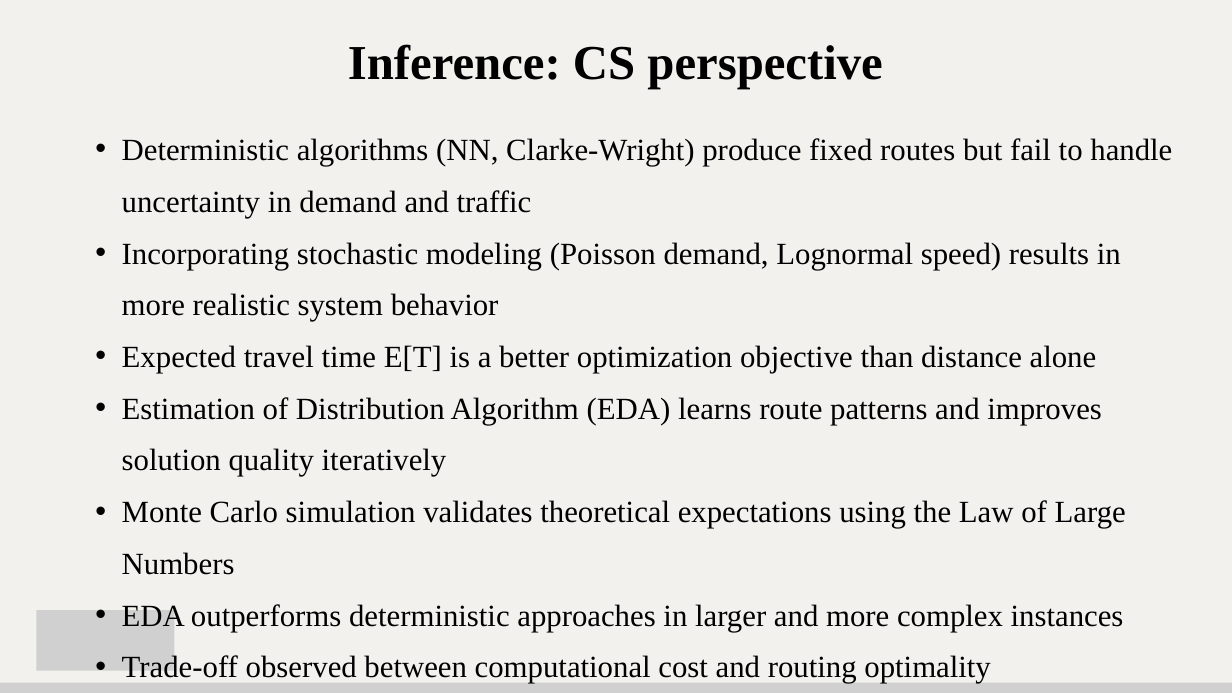
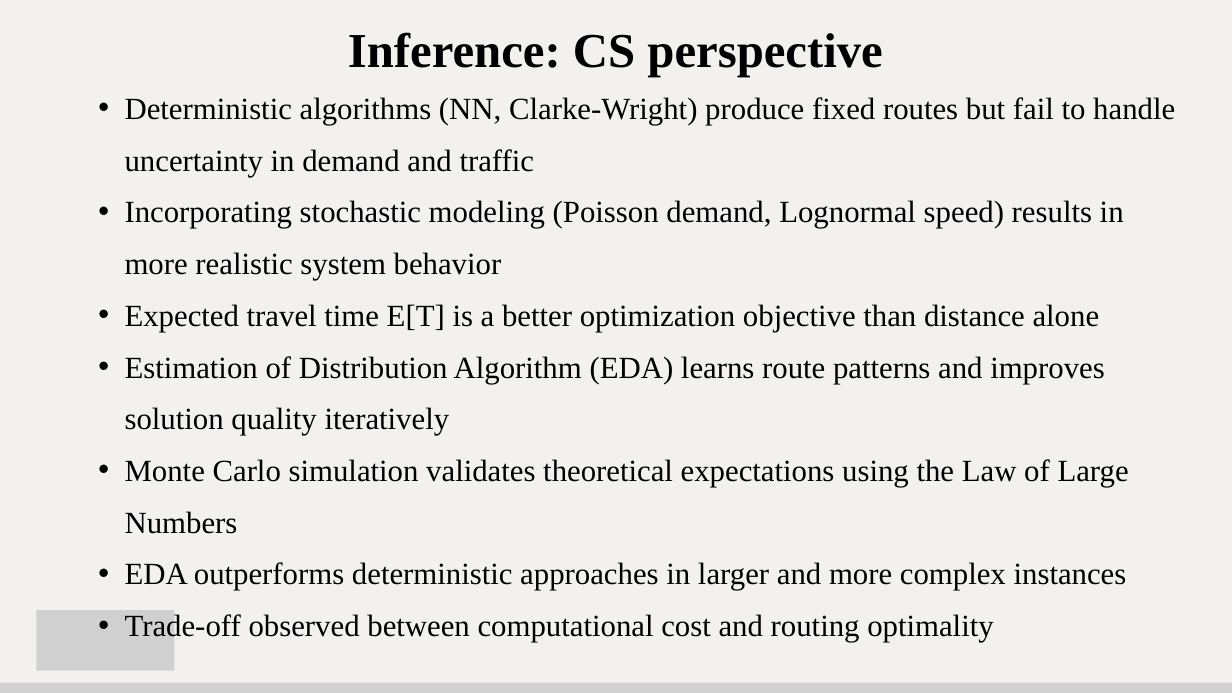
Before and after one commit to maitriparekhcs2848/s2_g3_its, a slide deck: slide 16 of MileStone 5/S2_G3_ITS_M5.pptx. Drawn at 1232x693 pixels with LibreOffice and Linux fonts; fonts in the diff are those of the drawing; grey boxes stand for pictures. Boxes give left, top, right and bottom in pixels: in the first picture for what was removed or moved away, otherwise in the second. Text is boxed around its words. In the diff, an @@ line names an element or a change of style, - is before the commit and + after.

```diff
--- a/MileStone 5/S2_G3_ITS_M5.pptx
+++ b/MileStone 5/S2_G3_ITS_M5.pptx
@@ text "Inference: CS perspective": place and size @@
-text "Inference: CS perspective" at [348,44,882,89]
+text "Inference: CS perspective" at [348,32,882,77]
@@ text "Deterministic algorithms (NN, Clarke-Wright) produce ...": place and size @@
-text "Deterministic algorithms (NN, Clarke-Wright) produce ..." at [122,138,1172,683]
+text "Deterministic algorithms (NN, Clarke-Wright) produce ..." at [125,97,1175,642]
```
Also in this commit, not shown: 13 other slides changed.
